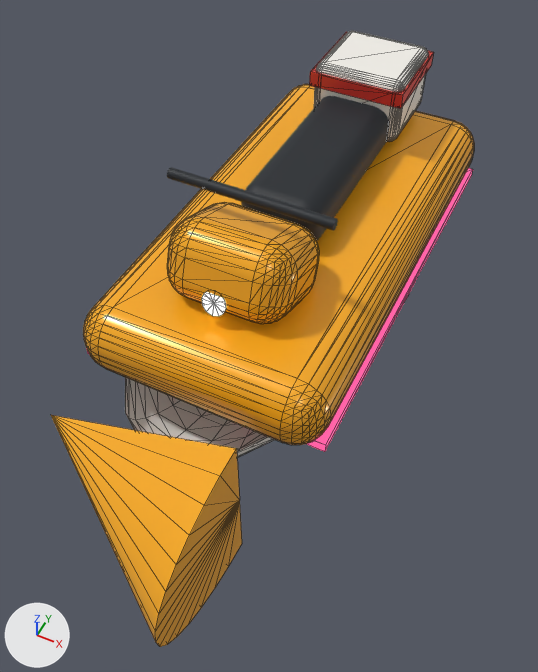
Two versions of the glTF model games/harbor-heat/src/art/jet-ski.glb, one commit apart.
Both versions are drawn from a 50 mm lens placed at (1.2, -2.69, 2.76), pointed at (0.1, -0.5, 0.02). The axes (+X, +Y, +Z) are drawn at lower left. The lights are the same throughout. The picture after the commit comes second. Mesh edges are drawn as thin lines on the coarser meshes. Where no turn or scale is listed for an object, it has been applied to the vertices. Vertices at exactly the same position are counted once.

Script lines for the objects in view, before the commit:
```python
me_mesh_1 = bpy.data.meshes.new('Mesh_1')
me_mesh_1.from_pydata(...)  # 611 vertices, 1208 faces; spans x -0.61..0.61, y -2.05..1.3, z -0.16..0.74
me_mesh_1.materials.append(mat_jetski_paint)  # orange #ffb020
me_mesh_2 = bpy.data.meshes.new('Mesh_2')
me_mesh_2.from_pydata(...)  # a box spanning x -0.62..0.62, y -1.0..1.2, z 0.04..0.09
me_mesh_2.materials.append(mat_jetski_neon)  # pink #ff4f8b, glowing pink #ff4f8b
me_mesh_5 = bpy.data.meshes.new('Mesh_5')
me_mesh_5.from_pydata(...)  # a box spanning x -0.26..0.26, y 0.71..1.21, z 0.66..0.74
me_mesh_5.materials.append(mat_jetski_box_stripe)  # red #d93a2f
ob_jetski_box_stripe = bpy.data.objects.new('jetski box stripe', me_mesh_5)
ob_jetski_box_stripe.location = (0.0, 0.0, 0.0)
ob_jetski_neon = bpy.data.objects.new('jetski neon', me_mesh_2)
ob_jetski_neon.location = (0.0, 0.0, 0.0)
ob_jetski_paint = bpy.data.objects.new('jetski paint', me_mesh_1)
ob_jetski_paint.location = (0.0, 0.0, 0.0)
# also in view: 'jetski dark' at (0.0, 0.22, 0.61); 'jetski white' at (0.0, 0.1, 0.22)
```
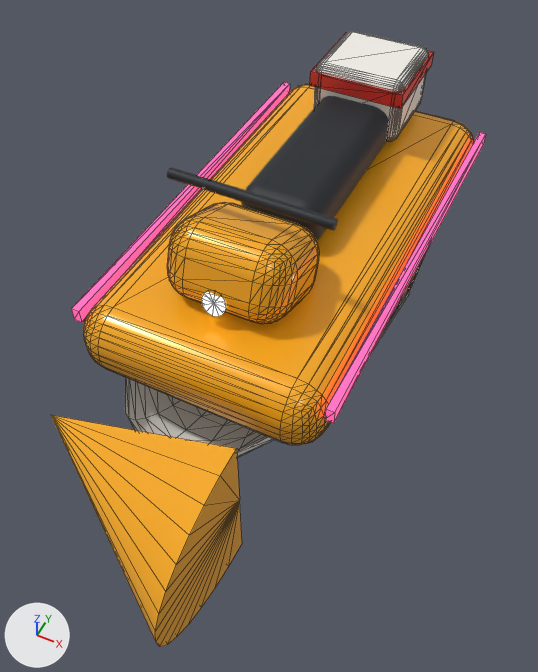
Where the change shows, as pixel boxes [x1, y1, x2, y2] in the pictures (538 x 672 px):
'jetski neon', reshaped
    before: [86, 168, 473, 452]
    after: [72, 82, 486, 423]

What the commit changed:
me_mesh_2 is used by ob_jetski_neon; location (0.0, 0.0, 0.0).
me_mesh_2 had 8 vertices, 12 faces and spanned x -0.62..0.62, y -1.0..1.2, z 0.04..0.09.
me_mesh_2 now has 16 vertices, 24 faces and spans x -0.64..0.64, y -1.0..1.2, z 0.26..0.34.
me_mesh_2 part 1: the whole mesh is rebuilt.
